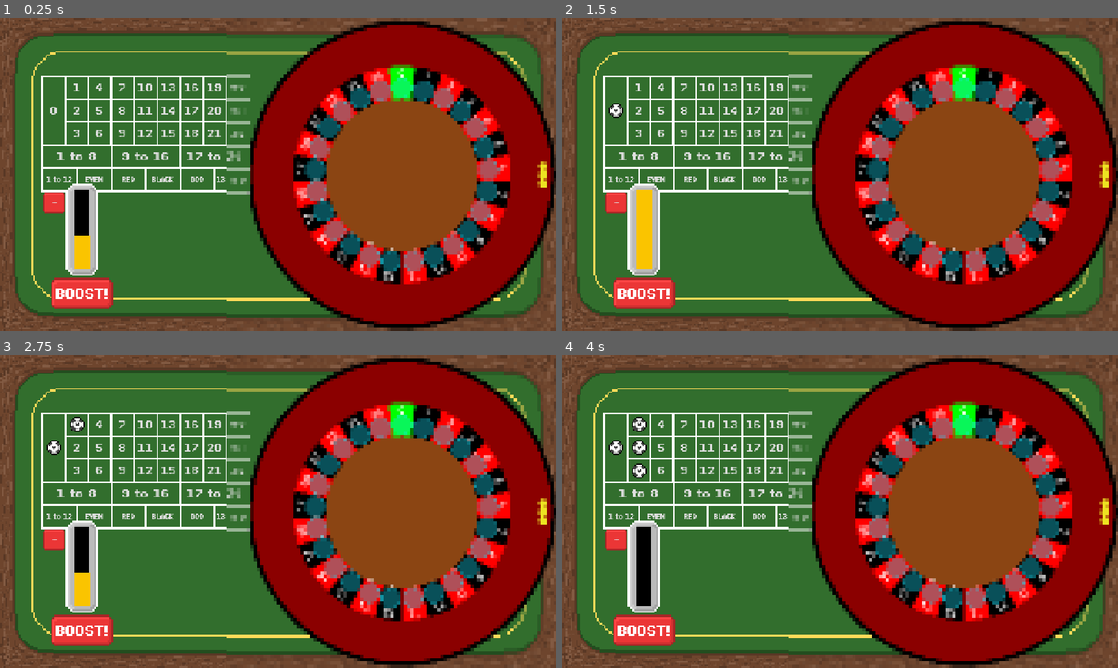
Above: before the commit, frames 1-4 (two rows, left to right).
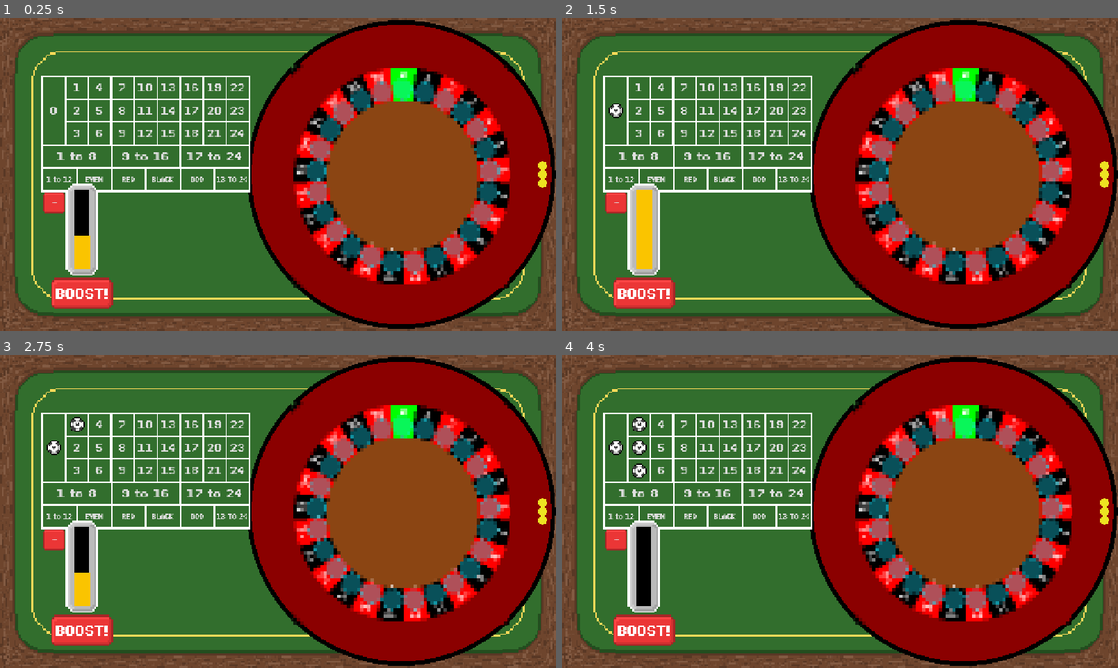
Above: after the commit, the same moments.

Repository: DuneRanger/Very-Serious-GameJam-2026
Game: Godot game, scene res://scenes/game/game_scene/game_scene.tscn
The game is run twice, just before and just after one commit, with the same random seed, the same clock (stepped at 60 frames per second) and the same inputs. Sound files missing from this copy of the repository are replaced by a short silence.
Inputs:
- Up to frame 1 (0.25 s): no input
- Up to frame 2 (1.5 s): click "+" at 0.5 s; click "0" at 1.25 s
- Up to frame 3 (2.75 s): click "1" at 2 s
- Up to frame 4 (4 s): click "2" at 2.75 s; click "3" at 3.5 s

The runs differ from the first frame. In frame 1, 8.5% of the frame differs, in the area x 40-100%, y 0-100%; in frame 2, 8.5%; in frame 3, 8.5%; in frame 4, 8.5%.

Commit message:
Sloppily modified pixelate shader layer

Diff:
--- a/assets/shaders/pixelate.gdshader
+++ b/assets/shaders/pixelate.gdshader
@@ -3,8 +3,6 @@
 
 uniform sampler2D SCREEN_TEXTURE : hint_screen_texture, repeat_disable, filter_nearest;
 uniform float pixel_size : hint_range(1.0, 16.0, 1.0) = 1.0;
-
-
 
 void vertex() {
 	// Called for every vertex the material is visible on.
@@ -13,7 +11,8 @@
 void fragment() {
 	float x = FRAGCOORD.x - mod(FRAGCOORD.x, pixel_size);
 	float y = FRAGCOORD.y - mod(FRAGCOORD.y, pixel_size);
-	float shift = floor(pixel_size / 2.0);
+	//float shift = floor(pixel_size / 2.0);
+	float shift = 0.0;
 	COLOR = texture(SCREEN_TEXTURE, vec2(x + shift, y + shift) * SCREEN_PIXEL_SIZE);
 }
 
--- a/project.godot
+++ b/project.godot
@@ -13,7 +13,7 @@
 config/name="Very serious roulette game"
 run/main_scene="uid://03e3sabpwkkf"
 config/features=PackedStringArray("4.6", "GL Compatibility")
-config/icon="res://assets/textures/UI/icon.svg"
+config/icon="res://assets/textures/icon.svg"
 
 [audio]
 
--- a/scenes/game/game_scene/game_scene.tscn
+++ b/scenes/game/game_scene/game_scene.tscn
@@ -11,13 +11,13 @@
 [ext_resource type="PackedScene" uid="uid://dcu31p6twmdit" path="res://scenes/game/utils/ErrorMessage.tscn" id="8_dkmwb"]
 [ext_resource type="Shader" uid="uid://d1sj22wa4oiic" path="res://assets/shaders/pixelate.gdshader" id="10_1xuq5"]
 
+[sub_resource type="ShaderMaterial" id="ShaderMaterial_hdcdy"]
+shader = ExtResource("10_1xuq5")
+shader_parameter/pixel_size = 3.0
+
 [sub_resource type="LabelSettings" id="LabelSettings_qny2l"]
 font = ExtResource("3_qny2l")
 font_size = 32
-
-[sub_resource type="ShaderMaterial" id="ShaderMaterial_hdcdy"]
-shader = ExtResource("10_1xuq5")
-shader_parameter/pixel_size = 3.0
 
 [node name="game_scene" type="Node2D" unique_id=1710828263]
 script = ExtResource("1_ljoy4")
@@ -41,6 +41,30 @@
 
 [node name="Roulette" parent="Table" unique_id=574874280 instance=ExtResource("2_wftn3")]
 position = Vector2(284, 0)
+
+[node name="PixerShaderLayer" type="CanvasLayer" parent="Table/Roulette" unique_id=731125925]
+
+[node name="DebugTableTexture" type="Sprite2D" parent="Table/Roulette/PixerShaderLayer" unique_id=668612301]
+visible = false
+position = Vector2(640, 360)
+scale = Vector2(4, 4)
+texture = ExtResource("3_dkmwb")
+
+[node name="pixelate" type="ColorRect" parent="Table/Roulette/PixerShaderLayer" unique_id=566398761]
+light_mask = 0
+texture_filter = 1
+material = SubResource("ShaderMaterial_hdcdy")
+anchors_preset = 8
+anchor_left = 0.5
+anchor_top = 0.5
+anchor_right = 0.5
+anchor_bottom = 0.5
+offset_left = 30.0
+offset_top = -252.0
+offset_right = 533.0
+offset_bottom = 263.0
+grow_horizontal = 2
+grow_vertical = 2
 
 [node name="BettingSystem" parent="Table" unique_id=1381945534 instance=ExtResource("4_uj17p")]
 position = Vector2(-544, -228)
@@ -69,14 +93,3 @@
 position = Vector2(516, -268)
 scale = Vector2(1.6875, 1.6875)
 texture = ExtResource("7_ho26m")
-
-[node name="PixerShaderLayer" type="CanvasLayer" parent="." unique_id=731125925]
-
-[node name="pixelate" type="ColorRect" parent="PixerShaderLayer" unique_id=566398761]
-light_mask = 0
-texture_filter = 1
-material = SubResource("ShaderMaterial_hdcdy")
-offset_left = 522.0
-offset_top = -383.0
-offset_right = 1279.0
-offset_bottom = 747.0
Renamed: assets/textures/UI/icon.svg -> assets/textures/icon.svg
Not shown, changed: assets/textures/icon.svg.import
